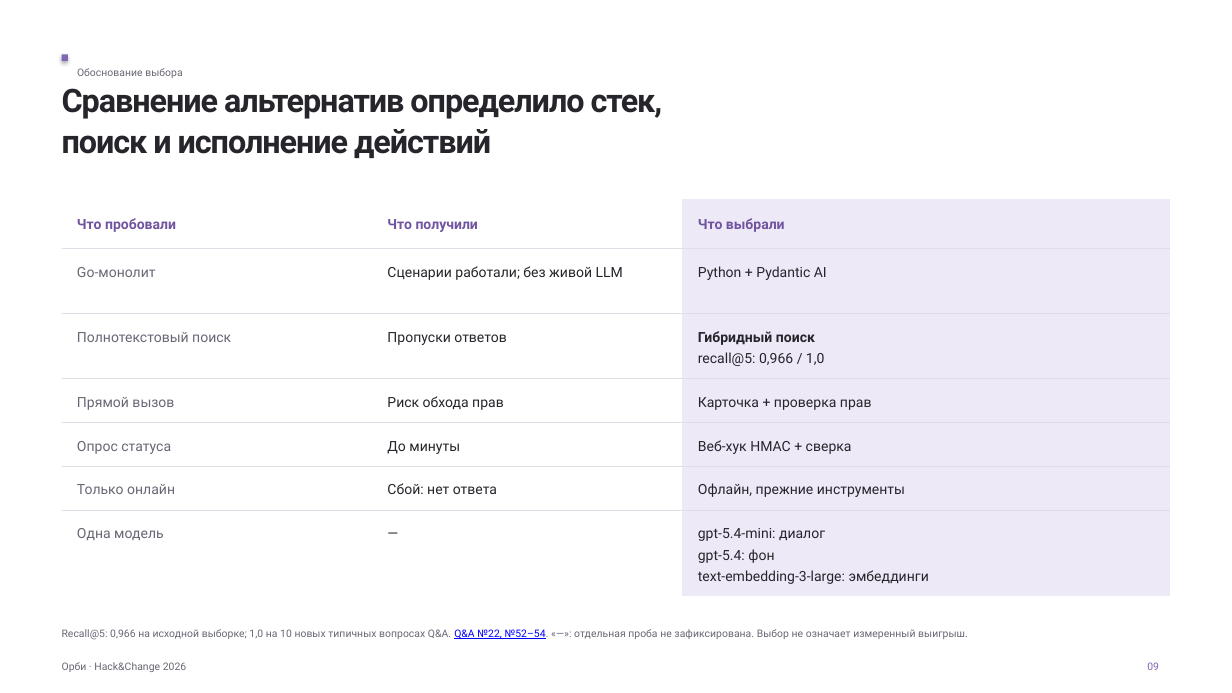
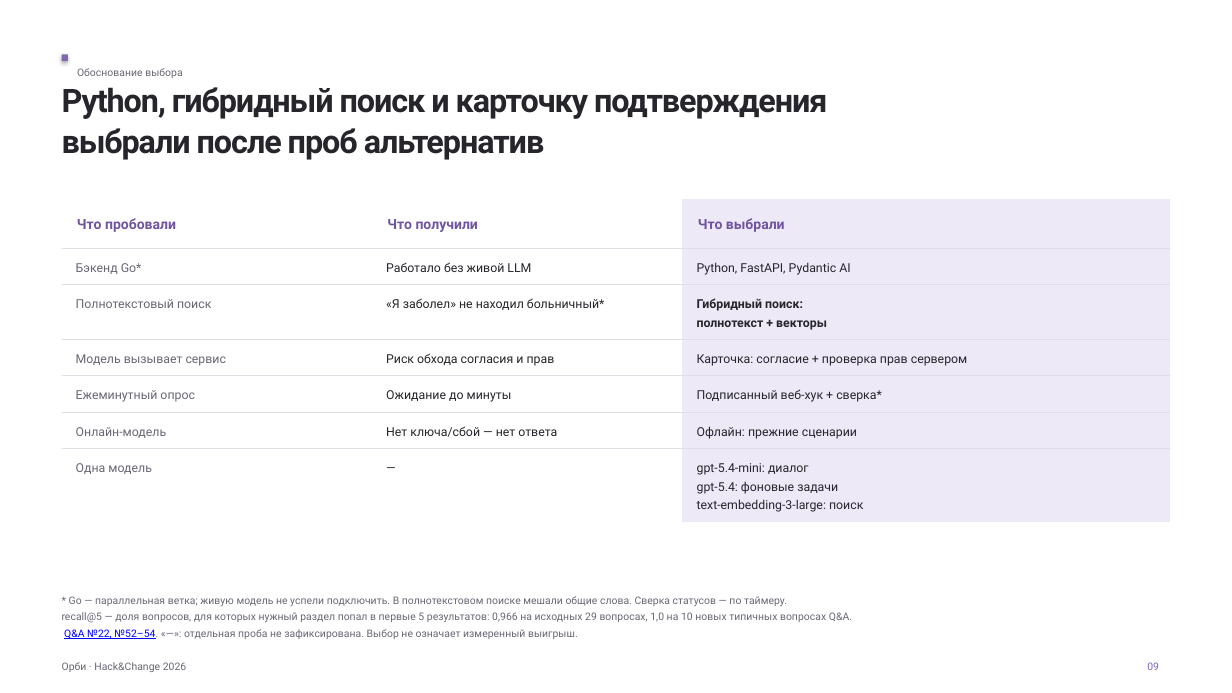
Before and after one commit to luhgeek1/avito-helpus, a slide deck: slide 9 of docs/presentation/orbi-presentation.pptx. Drawn at 1232x693 pixels with LibreOffice and Linux fonts; fonts in the diff are those of the drawing. Boxes give left, top, right and bottom in pixels: in the first picture for what was removed or moved away, otherwise in the second. Text is boxed around its words. In the diff, an @@ line names an element or a change of style, - is before the commit and + after.

```diff
--- a/docs/presentation/orbi-presentation.pptx
+++ b/docs/presentation/orbi-presentation.pptx
@@ text at bbox=[62, 87, 827, 160]: text changed @@
-Сравнение альтернатив определило стек,
-поиск и исполнение действий
+Python, гибридный поиск и карточку подтверждения
+выбрали после проб альтернатив
@@ table at bbox=[62, 199, 1171, 522] @@
-row 2: Go-монолит | Сценарии работали; без живой LLM | Python + Pydantic AI
+row 2: Бэкенд Go* | Работало без живой LLM | Python, FastAPI, Pydantic AI
-row 3, column 2: Пропуски ответов
+row 3, column 2: «Я заболел» не находил больничный*
-row 3, column 3: Гибридный поиск / recall@5: 0,966 / 1,0
+row 3, column 3: Гибридный поиск: / полнотекст + векторы
-row 4: Прямой вызов | Риск обхода прав | Карточка + проверка прав
+row 4: Модель вызывает сервис | Риск обхода согласия и прав | Карточка: согласие + проверка прав сервером
-row 5: Опрос статуса | До минуты | Веб-хук HMAC + сверка
+row 5: Ежеминутный опрос | Ожидание до минуты | Подписанный веб-хук + сверка*
-row 6: Только онлайн | Сбой: нет ответа | Офлайн, прежние инструменты
+row 6: Онлайн-модель | Нет ключа/сбой — нет ответа | Офлайн: прежние сценарии
-row 7, column 3: gpt-5.4-mini: диалог / gpt-5.4: фон / text-embedding-3-large: эмбеддинги
+row 7, column 3: gpt-5.4-mini: диалог / gpt-5.4: фоновые задачи / text-embedding-3-large: поиск
@@ size 10.9 to 9.7 pt in "Полнотекстовый поиск", "Одна модель", "—" @@
@@ line spacing 16.6pt to 14.7pt @@
@@ text at bbox=[62, 596, 852, 639]: text changed @@
-Recall@5: 0,966 на исходной выборке; 1,0 на 10 новых типичных вопросах Q&A. Q&A №22, №52–54. «—»: отдельная проба не зафиксирована. Выбор не означает измеренный выигрыш.
+* Go — параллельная ветка; живую модель не успели подключить. В полнотекстовом поиске мешали общие слова. Сверка статусов — по таймеру.
+recall@5 — доля вопросов, для которых нужный раздел попал в первые 5 результатов: 0,966 на исходных 29 вопросах, 1,0 на 10 новых типичных вопросах Q&A.
+Q&A №22, №52–54. «—»: отдельная проба не зафиксирована. Выбор не означает измеренный выигрыш.
```
Also in this commit, not shown: 15 other slides changed, 4 other files.
